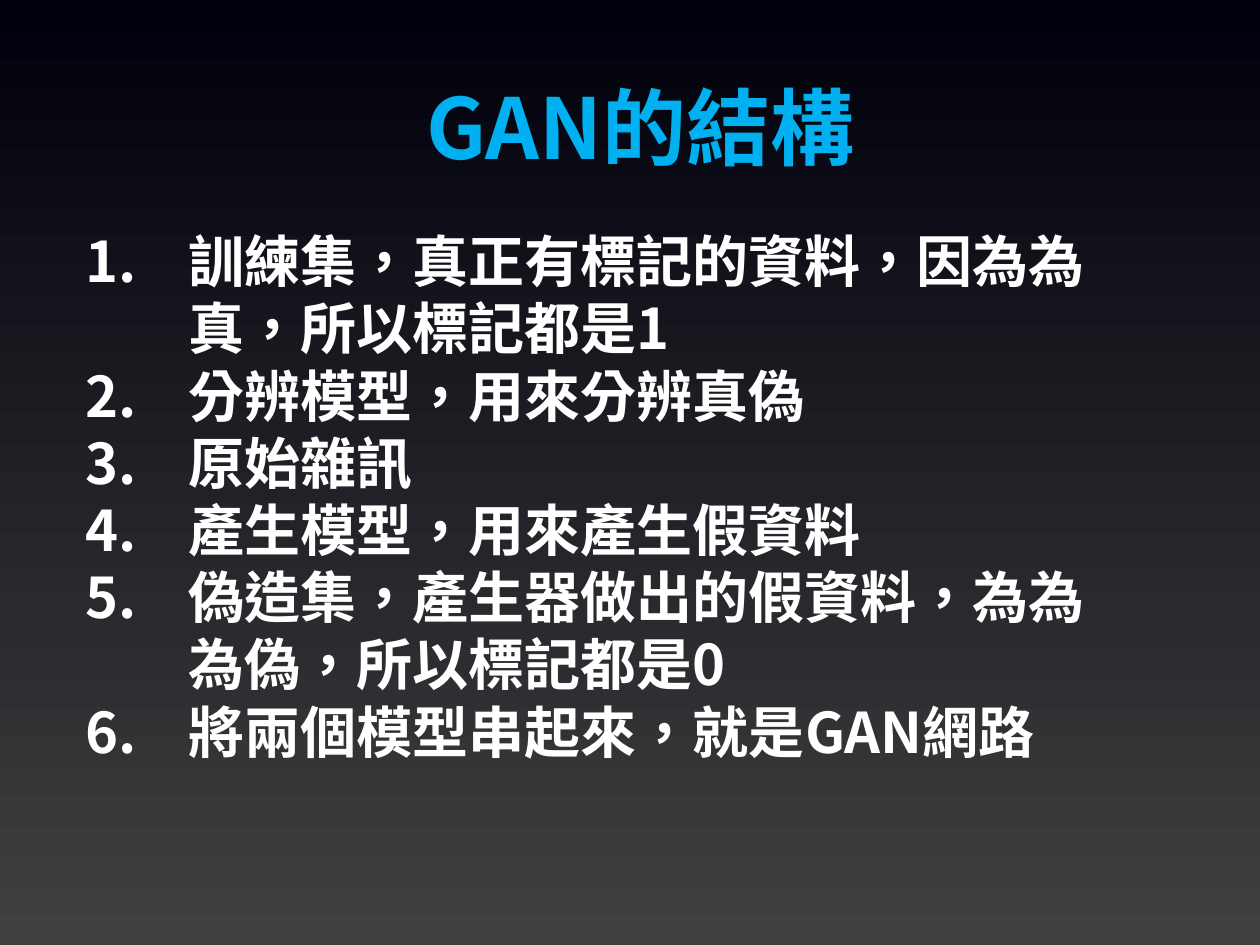
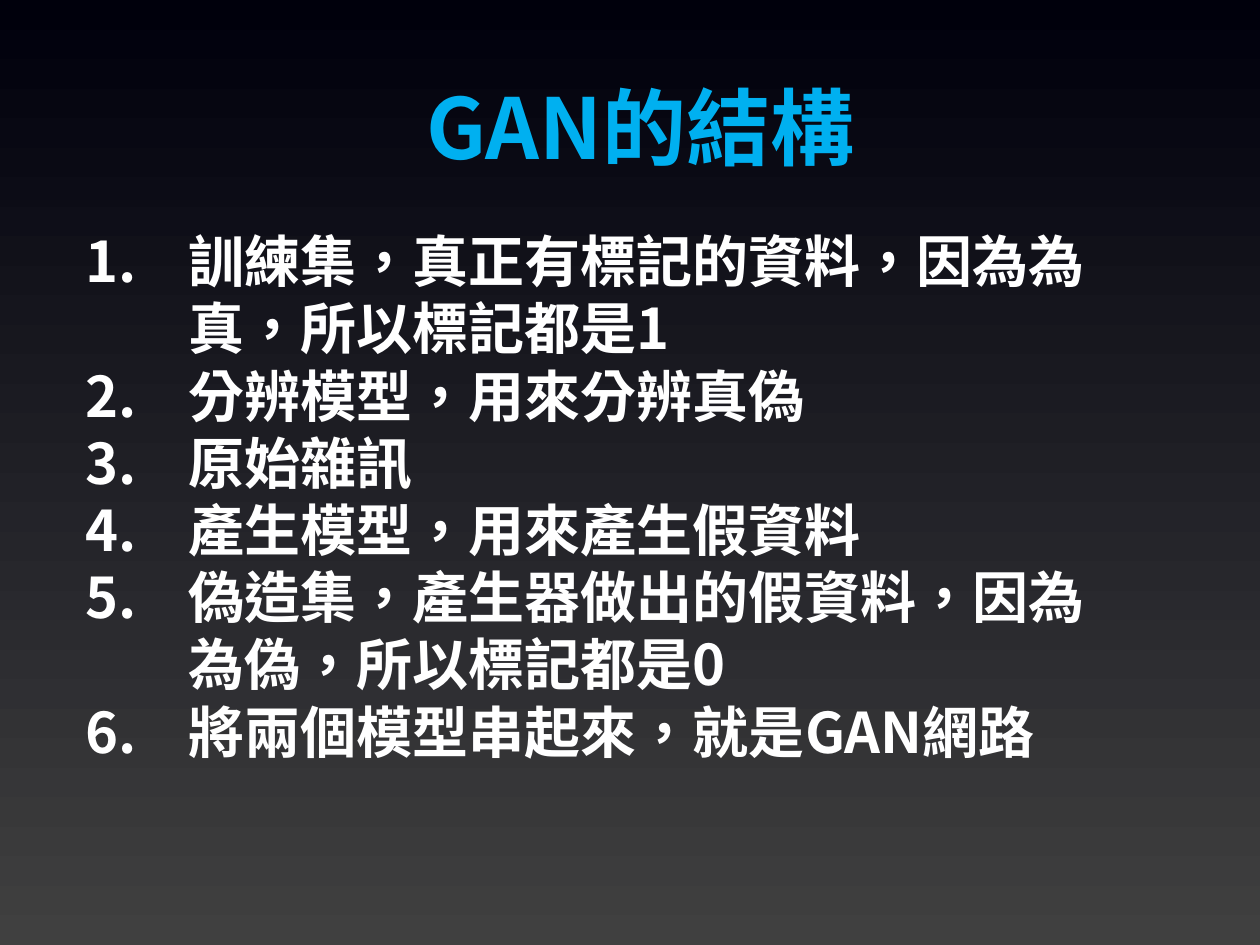
Before and after one commit to joshhu/cht_pytorch_201910, a slide deck: slide 7 of 05 - GAN.pptx. Drawn at 1260x945 pixels with LibreOffice and Linux fonts; fonts in the diff are those of the drawing. Boxes give left, top, right and bottom in pixels: in the first picture for what was removed or moved away, otherwise in the second. Text is boxed around its words. In the diff, an @@ line names an element or a change of style, - is before the commit and + after.

```diff
--- a/05 - GAN.pptx
+++ b/05 - GAN.pptx
@@ text at [188,570,1084,690]: text changed @@
-5. 偽造集，產生器做出的假資料，為為為偽，所以標記都是0
+5. 偽造集，產生器做出的假資料，因為為偽，所以標記都是0
```
Also in this commit, not shown: 5 slides added, 5 other files.
